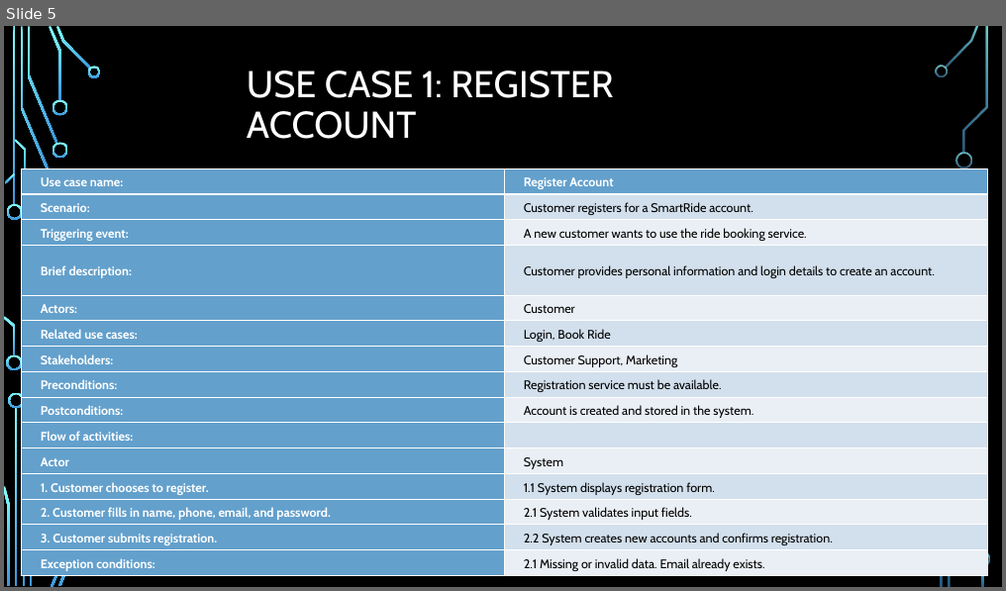
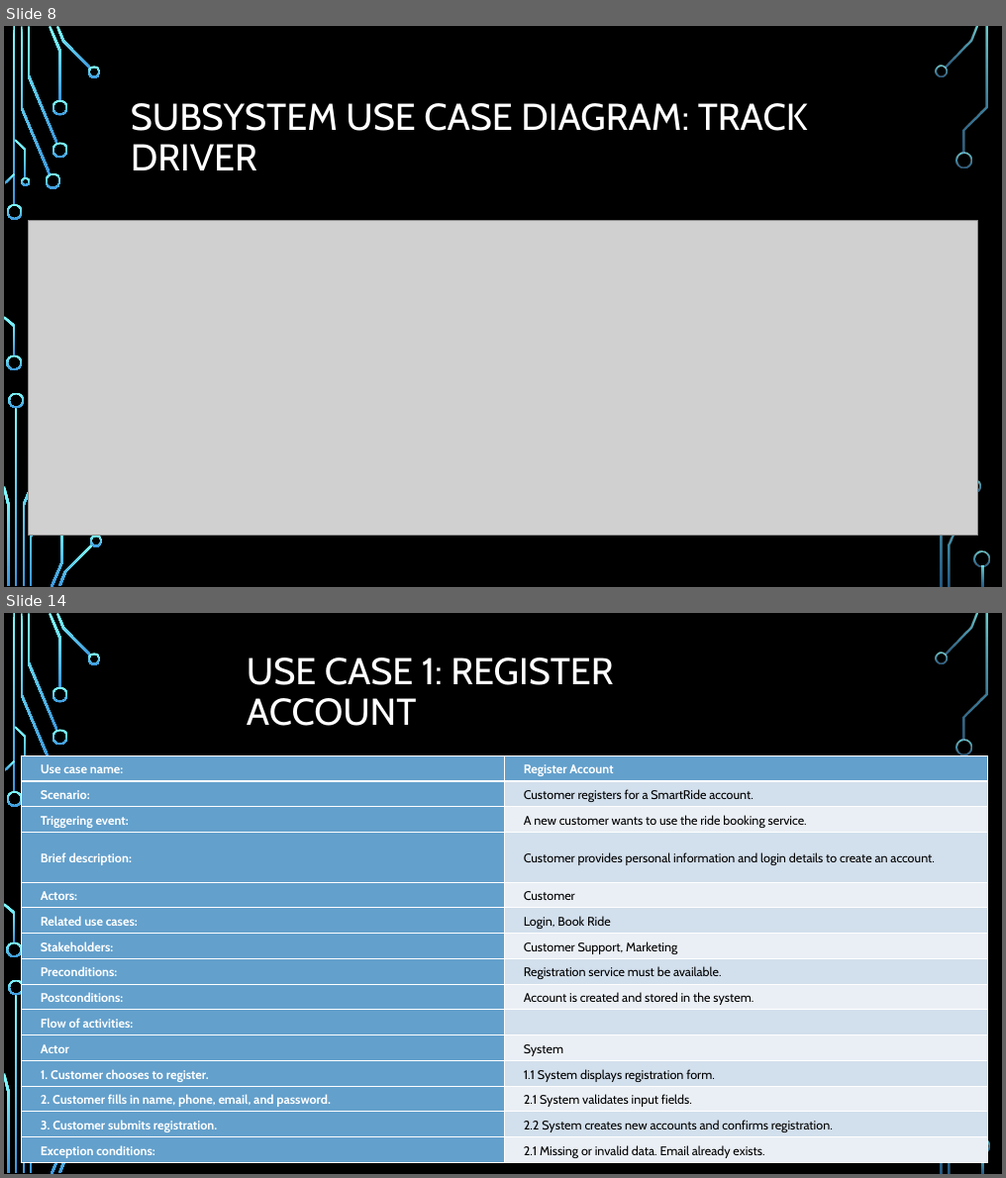
Before and after one commit to CheetoBuri/ProposalForSmartRide, a slide deck: TeamA2_Presentation_for_SmartRide.pptx. Shown one above the other, each under a label of ours: slide 5 before the commit, slides 8 and 14 after it; the slides between them are not shown. The pictures are 1006x591 and 1006x1178 pixels, drawn with LibreOffice and Linux fonts; fonts in the diff are those of the drawing; grey boxes stand for pictures; background and template pictures are left out. Boxes give left, top, right and bottom in pixels: in the first picture for what was removed or moved away, otherwise in the second. Text is boxed around its words. In the diff, an @@ line names an element or a change of style, - is before the commit and + after.

```diff
--- a/TeamA2_Presentation_for_SmartRide.pptx
+++ b/TeamA2_Presentation_for_SmartRide.pptx
@@ slide 8 added at (x1=4, y1=26, x2=1002, y2=587), background picture (left out); not listed: 32 template elements that a slide beside it also shows @@
@@ title added at (x1=131, y1=103, x2=808, y2=171), 36 pt, text #FFFFFF @@
+SUBSYSTEM USE CASE DIAGRAM: TRACK DRIVER
@@ picture added at (x1=28, y1=221, x2=978, y2=536) @@
@@ what was slide 5 is now slide 14 @@
```
Also in this commit, not shown: 34 other slides added, 1 slide removed.
